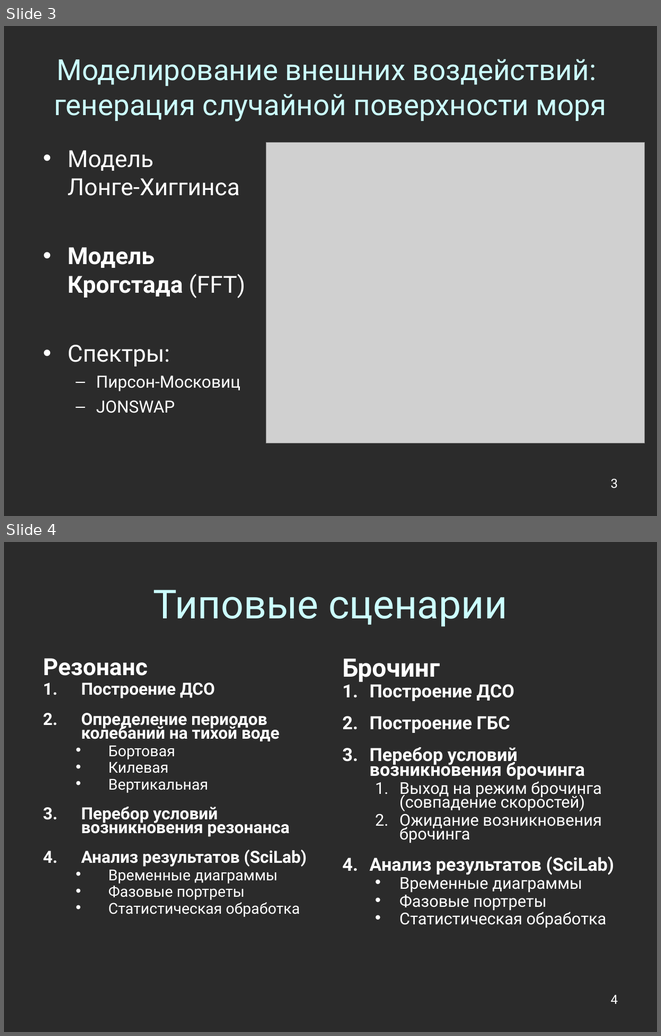
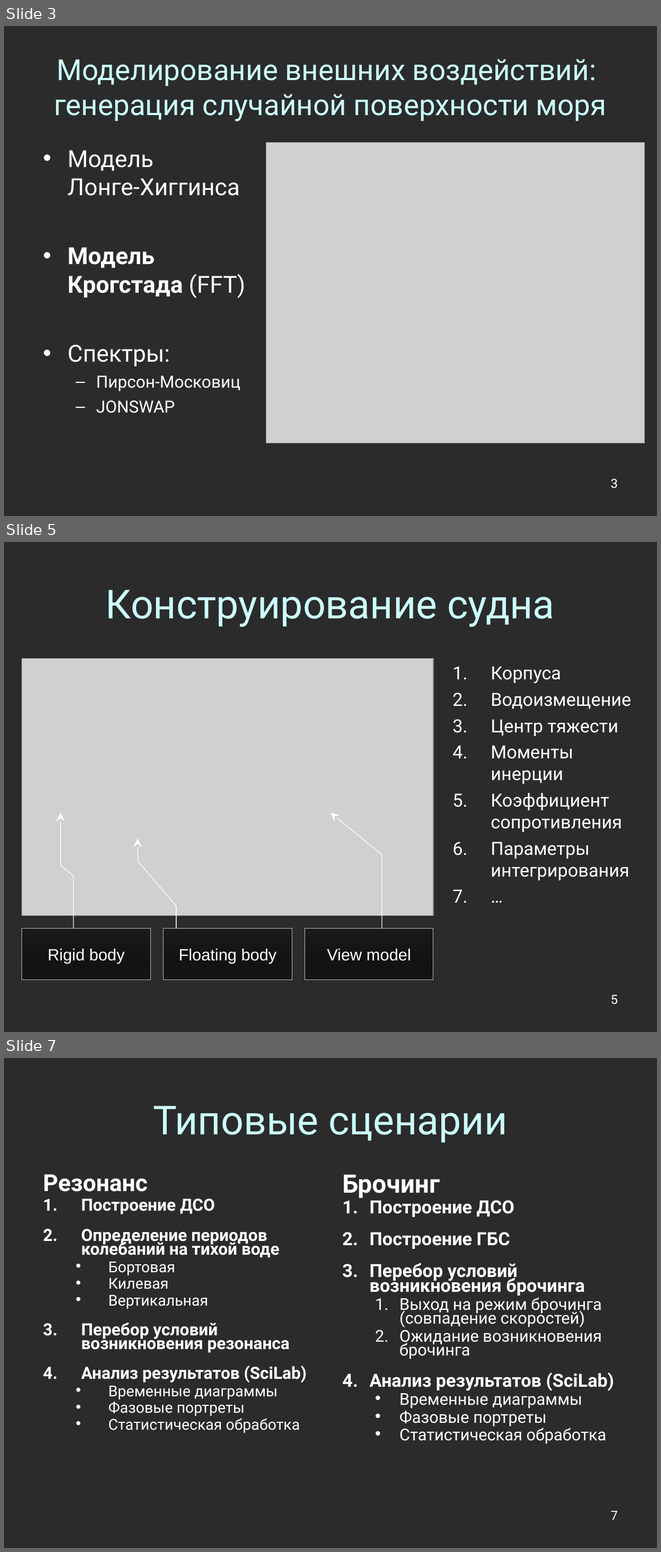
Before and after one commit to Jacobi20/nano-vis, a slide deck: docs/conf_2011_cyprus/conf_2011_cyprus.ppt. Shown one above the other, each under a label of ours: slides 3 and 4 before the commit, slides 3, 5 and 7 after it; the slides between them are not shown. The pictures are 661x1036 and 661x1552 pixels, drawn with LibreOffice and Linux fonts; fonts in the diff are those of the drawing; grey boxes stand for pictures; background and template pictures are left out; a plain dark background stands for a picture behind light text. Boxes give left, top, right and bottom in pixels: in the first picture for what was removed or moved away, otherwise in the second. Text is boxed around its words. In the diff, an @@ line names an element or a change of style, - is before the commit and + after.

```diff
--- a/docs/conf_2011_cyprus/conf_2011_cyprus.ppt
+++ b/docs/conf_2011_cyprus/conf_2011_cyprus.ppt
@@ slide 5 added at (4,542,657,1032), background picture (left out) @@
@@ title added at (106,590,555,627), 44 pt, text #CCFFFF @@
+Конструирование судна
@@ picture added at (21,658,433,916) @@
@@ text added at (491,666,631,880), 20 pt, text #FFFFFF @@
+1. Корпуса
+2. Водоизмещение
+3. Центр тяжести
+4. Моменты инерции
+5. Коэффициент сопротивления
+6. Параметры интегрирования
+7. …
@@ freeform shape added at (61,812,74,928), outline #FFFFFF 0.74 pt @@
@@ freeform shape added at (330,812,382,928), outline #FFFFFF 0.74 pt @@
@@ freeform shape added at (138,838,176,928), outline #FFFFFF 0.74 pt @@
@@ rectangle added at (21,928,150,979), fill gradient #1B1B1B to #000000, outline #C0C0C0 0.74 pt, 18 pt, text #FFFFFF @@
+Rigid body
@@ rectangle added at (164,928,292,979), fill gradient #1B1B1B to #000000, outline #C0C0C0 0.74 pt, 18 pt, text #FFFFFF @@
+Floating body
@@ rectangle added at (305,928,434,979), fill gradient #1B1B1B to #000000, outline #C0C0C0 0.74 pt, 18 pt, text #FFFFFF @@
+View model
@@ page number added at (611,995,618,1004), 14 pt, text #FFFFFF @@
+5
@@ what was slide 4 is now slide 7 @@
@@ page number at (611,1511,618,1520): text changed @@
-4
+7
```
Also in this commit, not shown: 4 other slides added, 30 other files.
